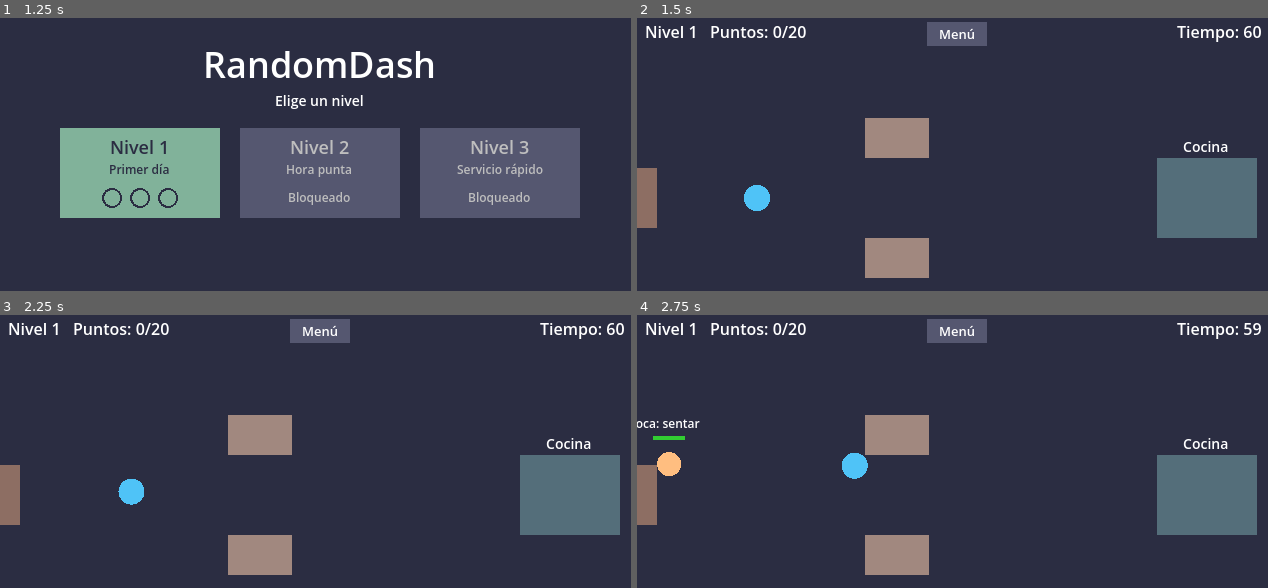
Above: before the commit, frames 1-4 (two rows, left to right).
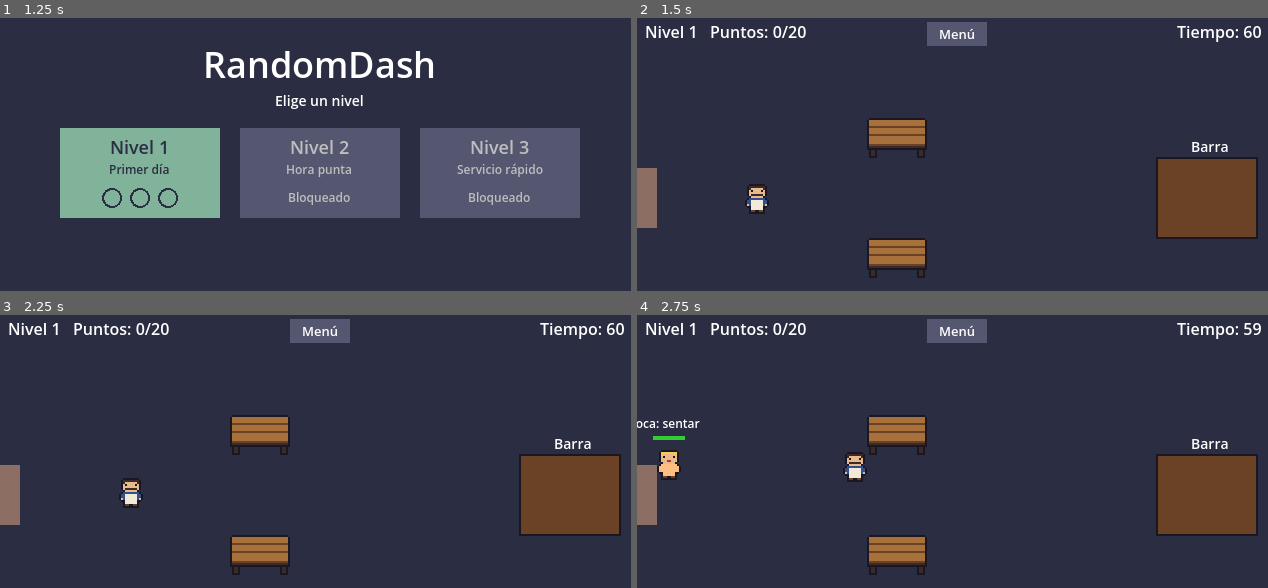
Above: after the commit, the same moments.

Repository: vara-17/MedievalDash
Game: Godot game, scene res://node_2d.tscn
Same seed, same stepped clock (60 frames per second), same inputs: the game is played once before the commit and once after it.
Inputs (mouse positions are in pixels of both pictures, inside the frame that each line leads up to):
- Up to frame 1 (1.25 s): tap Enter at 0.5 s; move the mouse to (460, 179) at 0.52 s; click (460, 179) at 0.67 s
- Up to frame 2 (1.5 s): tap Space at 1.25 s; move the mouse to (826, 217) at 1.27 s; click (826, 217) at 1.42 s
- Up to frame 3 (2.25 s): tap Enter at 2 s; move the mouse to (384, 416) at 2.02 s; click (384, 416) at 2.17 s
- Up to frame 4 (2.75 s): no input

Frame 1 is identical in both runs. In frame 2, 8.3% of the frame differs, in the area x 16-99%, y 36-96%; in frame 3, 8.3%; in frame 4, 8.5%, in the area x 3-99%, y 36-96%.

Commit message:
Sistema de sprites en texto: tabernero, cliente, mesa y jarra

Diff:
--- a/customer.gd
+++ b/customer.gd
@@ -20,6 +20,14 @@
 var table_patience: float = TABLE_PATIENCE
 var eat_timer: float = 0.0
 var gone: bool = false
+var body_tex: Texture2D
+var dish_tex: Texture2D
+
+
+func _ready() -> void:
+	texture_filter = CanvasItem.TEXTURE_FILTER_NEAREST
+	body_tex = SpriteFactory.make("customer", {"X": color})
+	dish_tex = SpriteFactory.make("mug", {"X": color})
 
 
 func _process(delta: float) -> void:
@@ -82,9 +90,9 @@
 		State.SEATED:
 			return "Toca: tomar nota"
 		State.ORDERED:
-			return "Esperando plato"
+			return "Esperando bebida"
 		State.EATING:
-			return "Comiendo..."
+			return "Bebiendo..."
 		State.PAYING:
 			return "Toca: cobrar"
 	return ""
@@ -92,8 +100,9 @@
 
 func _draw() -> void:
 	if selected:
-		draw_arc(Vector2.ZERO, 18.0, 0.0, TAU, 24, Color.WHITE, 2.0)
-	draw_circle(Vector2.ZERO, 12.0, color)
+		draw_arc(Vector2.ZERO, 22.0, 0.0, TAU, 24, Color.WHITE, 2.0)
+	if body_tex != null:
+		draw_texture_rect(body_tex, SpriteFactory.rect_centered(body_tex, Vector2.ZERO), false)
 	if state == State.WALKING:
 		return
 	if state != State.EATING:
--- a/kitchen.gd
+++ b/kitchen.gd
@@ -8,6 +8,10 @@
 var ready_dishes: Array = []
 var cooking: Customer = null
 var cook_timer: float = 0.0
+
+
+func _ready() -> void:
+	texture_filter = CanvasItem.TEXTURE_FILTER_NEAREST
 
 
 func _process(delta: float) -> void:
@@ -48,12 +52,14 @@
 
 
 func _draw() -> void:
-	draw_rect(RECT, Color("546e7a"))
-	draw_string(ThemeDB.fallback_font, Vector2(-24, -46), "Cocina", HORIZONTAL_ALIGNMENT_LEFT, -1, 14)
+	draw_rect(RECT, SpriteFactory.PALETTE["B"])
+	draw_rect(RECT, SpriteFactory.PALETTE["K"], false, 2.0)
+	draw_string(ThemeDB.fallback_font, Vector2(-16, -46), "Barra", HORIZONTAL_ALIGNMENT_LEFT, -1, 14)
 	if cooking != null:
 		var ratio := 1.0 - cook_timer / COOK_TIME
 		draw_rect(Rect2(-40, 28, 80, 8), Color.DIM_GRAY)
 		draw_rect(Rect2(-40, 28, 80.0 * ratio, 8), cooking.color)
 	for i in ready_dishes.size():
 		var c: Customer = ready_dishes[i]
-		draw_circle(Vector2(-30 + i * 30, -10), 11.0, c.color)
+		if c.dish_tex != null:
+			draw_texture_rect(c.dish_tex, SpriteFactory.rect_centered(c.dish_tex, Vector2(-30 + i * 30, -10)), false)
--- /dev/null
+++ b/scripts/sprite_data.gd
@@ -0,0 +1,76 @@
+class_name SpriteData
+extends RefCounted
+
+# Cada letra es un color de SpriteFactory.PALETTE. "." = transparente. "X" = tinte.
+
+static func rows(sprite_name: String) -> Array:
+	match sprite_name:
+		"waiter":
+			return [
+				"................",
+				"....KKKKKKKK....",
+				"...KDDDDDDDDK...",
+				"...KDSSSSSSDK...",
+				"...KSKSSSSKSK...",
+				"...KSSSSSSSSK...",
+				"...KSDDDDDDSK...",
+				"....KSSSSSSK....",
+				"...KUUUUUUUUK...",
+				"..KUUWWWWWWUUK..",
+				"..KUUWWWWWWUUK..",
+				"..KSUWWWWWWUSK..",
+				"...KKWWWWWWKK...",
+				"....KWWWWWWK....",
+				"....KBBKKBBK....",
+				"....KKKKKKKK....",
+			]
+		"customer":
+			return [
+				"................",
+				"....KKKKKKKK....",
+				"...KYYYYYYYYK...",
+				"...KYSSSSSSYK...",
+				"...KSKSSSSKSK...",
+				"...KSSSSSSSSK...",
+				"...KSSSRRSSSK...",
+				"....KSSSSSSK....",
+				"...KXXXXXXXXK...",
+				"..KXXXXXXXXXXK..",
+				"..KXXXXXXXXXXK..",
+				"..KSXXXXXXXXSK..",
+				"...KKXXXXXXKK...",
+				"....KXXXXXXK....",
+				"....KBBKKBBK....",
+				"....KKKKKKKK....",
+			]
+		"mug":
+			return [
+				"KKKKKK..",
+				"KWWWWK..",
+				"KXXXXKKK",
+				"KXXXXK.K",
+				"KXXXXK.K",
+				"KXXXXKKK",
+				"KXXXXK..",
+				"KKKKKK..",
+			]
+		"table":
+			return _table()
+	return []
+
+
+static func _table() -> Array:
+	var rows: Array = []
+	rows.append(".." + "K".repeat(28) + "..")
+	for i in range(1, 15):
+		var fill := "L"
+		if i == 4 or i == 8 or i == 13:
+			fill = "B"
+		elif i == 14:
+			fill = "D"
+		rows.append(".K" + fill.repeat(28) + "K.")
+	rows.append("." + "K".repeat(30) + ".")
+	for i in 3:
+		rows.append(".." + "KDDK" + ".".repeat(20) + "KDDK" + "..")
+	rows.append(".." + "KKKK" + ".".repeat(20) + "KKKK" + "..")
+	return rows
--- /dev/null
+++ b/scripts/sprite_factory.gd
@@ -0,0 +1,62 @@
+class_name SpriteFactory
+extends RefCounted
+
+# Paleta fija de 16 colores. "." = transparente. "X" = color de tinte (se pasa al crear el sprite).
+const PALETTE := {
+	"K": Color("1b1722"),
+	"D": Color("3b2a2a"),
+	"B": Color("6b4226"),
+	"L": Color("a8703a"),
+	"S": Color("e8b98a"),
+	"R": Color("b8352f"),
+	"O": Color("e07a2f"),
+	"Y": Color("f2cc4e"),
+	"G": Color("4a7a3a"),
+	"N": Color("8fb55a"),
+	"U": Color("2f4f8f"),
+	"C": Color("5fa3d8"),
+	"P": Color("6a4c93"),
+	"W": Color("f1ead8"),
+	"A": Color("8a8d99"),
+	"Z": Color("c9ccd6"),
+}
+const SCALE := 2.0
+
+static var _cache: Dictionary = {}
+
+
+static func make(sprite_name: String, tints: Dictionary = {}) -> ImageTexture:
+	if tints.is_empty() and _cache.has(sprite_name):
+		return _cache[sprite_name]
+	var rows: Array = SpriteData.rows(sprite_name)
+	if rows.is_empty():
+		push_error("Sprite no encontrado: %s" % sprite_name)
+		return null
+	var w := 0
+	for r in rows:
+		w = maxi(w, String(r).length())
+	var img := Image.create(w, rows.size(), false, Image.FORMAT_RGBA8)
+	img.fill(Color(0, 0, 0, 0))
+	for y in rows.size():
+		var row: String = rows[y]
+		if row.length() != w:
+			push_warning("Sprite '%s' fila %d: mide %d y deberia medir %d" % [sprite_name, y, row.length(), w])
+		for x in row.length():
+			var ch := row[x]
+			if ch == ".":
+				continue
+			if tints.has(ch):
+				img.set_pixel(x, y, tints[ch])
+			elif PALETTE.has(ch):
+				img.set_pixel(x, y, PALETTE[ch])
+			else:
+				push_warning("Sprite '%s': letra desconocida '%s'" % [sprite_name, ch])
+	var tex := ImageTexture.create_from_image(img)
+	if tints.is_empty():
+		_cache[sprite_name] = tex
+	return tex
+
+
+static func rect_centered(tex: Texture2D, center: Vector2) -> Rect2:
+	var size := tex.get_size() * SCALE
+	return Rect2(center - size / 2.0, size)
--- a/table.gd
+++ b/table.gd
@@ -4,6 +4,12 @@
 const SIZE := Vector2(64, 40)
 
 var customer: Customer = null
+var tex: Texture2D
+
+
+func _ready() -> void:
+	texture_filter = CanvasItem.TEXTURE_FILTER_NEAREST
+	tex = SpriteFactory.make("table")
 
 
 func seat_position() -> Vector2:
@@ -15,4 +21,5 @@
 
 
 func _draw() -> void:
-	draw_rect(Rect2(-SIZE / 2.0, SIZE), Color("a1887f"))
+	if tex != null:
+		draw_texture_rect(tex, SpriteFactory.rect_centered(tex, Vector2.ZERO), false)
--- a/waiter.gd
+++ b/waiter.gd
@@ -6,10 +6,13 @@
 var target: Vector2
 var on_arrive: Callable = Callable()
 var carrying: Customer = null
+var tex: Texture2D
 
 
 func _ready() -> void:
+	texture_filter = CanvasItem.TEXTURE_FILTER_NEAREST
 	target = position
+	tex = SpriteFactory.make("waiter")
 
 
 func go_to(p: Vector2, callback: Callable) -> void:
@@ -32,6 +35,7 @@
 
 
 func _draw() -> void:
-	draw_circle(Vector2.ZERO, 13.0, Color("4fc3f7"))
-	if carrying != null:
-		draw_circle(Vector2(0, -22), 9.0, carrying.color)
+	if tex != null:
+		draw_texture_rect(tex, SpriteFactory.rect_centered(tex, Vector2.ZERO), false)
+	if carrying != null and carrying.dish_tex != null:
+		draw_texture_rect(carrying.dish_tex, SpriteFactory.rect_centered(carrying.dish_tex, Vector2(0, -26)), false)
Not shown, added: scripts/sprite_data.gd.uid
Not shown, added: scripts/sprite_factory.gd.uid
Not shown, changed: CLAUDE.md
